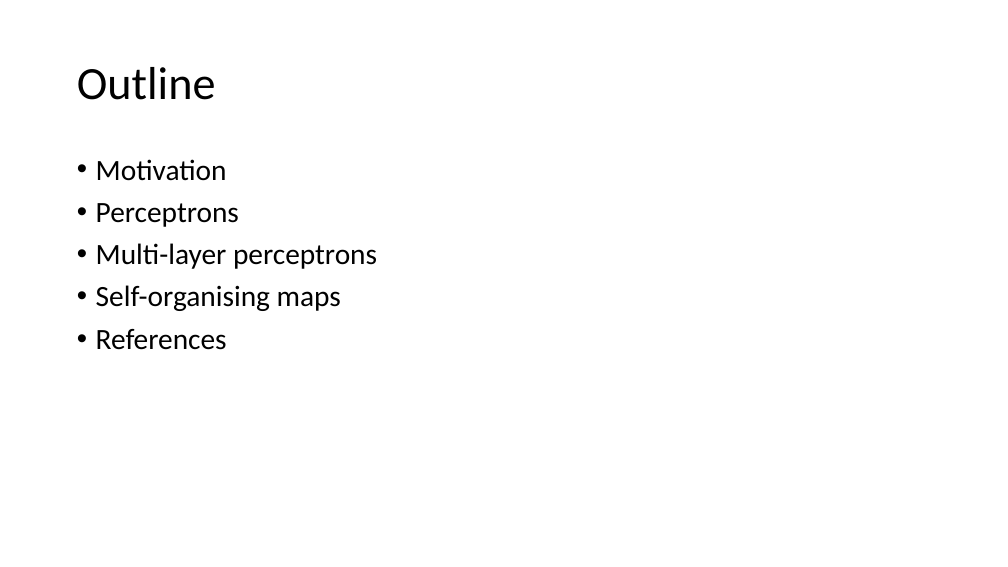
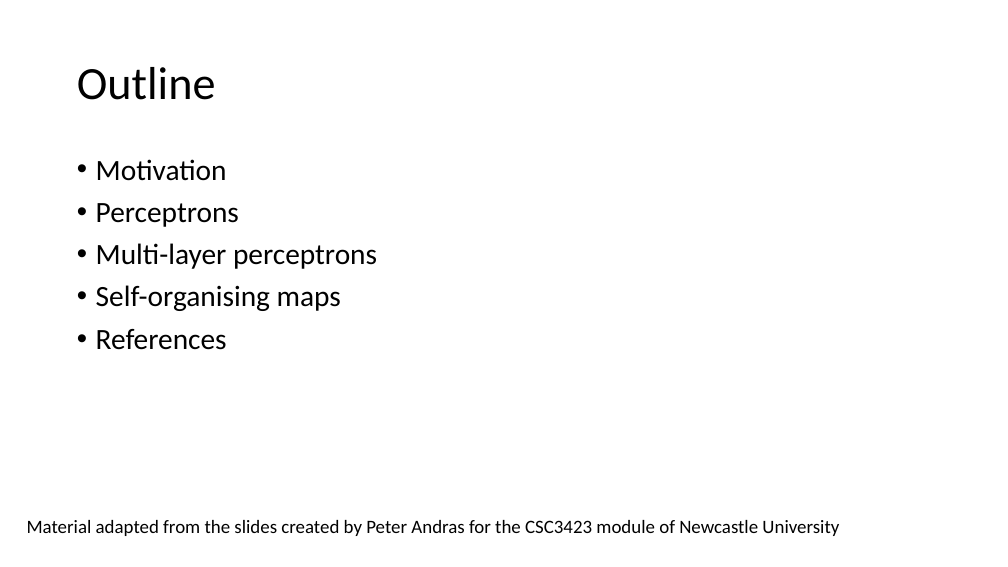
Before and after one commit to CrisWere/ML-tutorial, a slide deck: slide 2 of slides/ML-5.pptx. Drawn at 1008x567 pixels with LibreOffice and Linux fonts; fonts in the diff are those of the drawing. Boxes give left, top, right and bottom in pixels: in the first picture for what was removed or moved away, otherwise in the second. Text is boxed around its words. In the diff, an @@ line names an element or a change of style, - is before the commit and + after.

```diff
--- a/slides/ML-5.pptx
+++ b/slides/ML-5.pptx
@@ text added at [27, 520, 839, 536], 18 pt, text #000000 @@
+Material adapted from the slides created by Peter Andras for the CSC3423 module of Newcastle University
```
Also in this commit, not shown: 1 other file.
